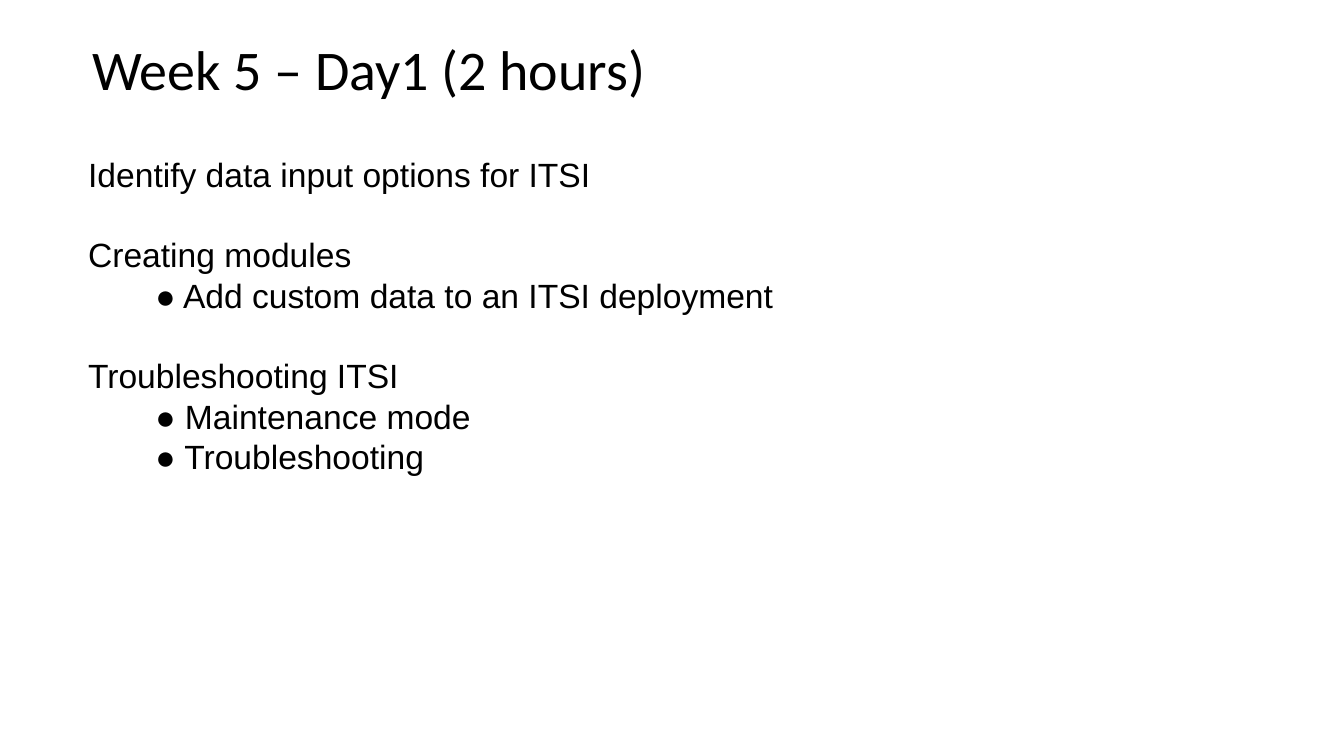
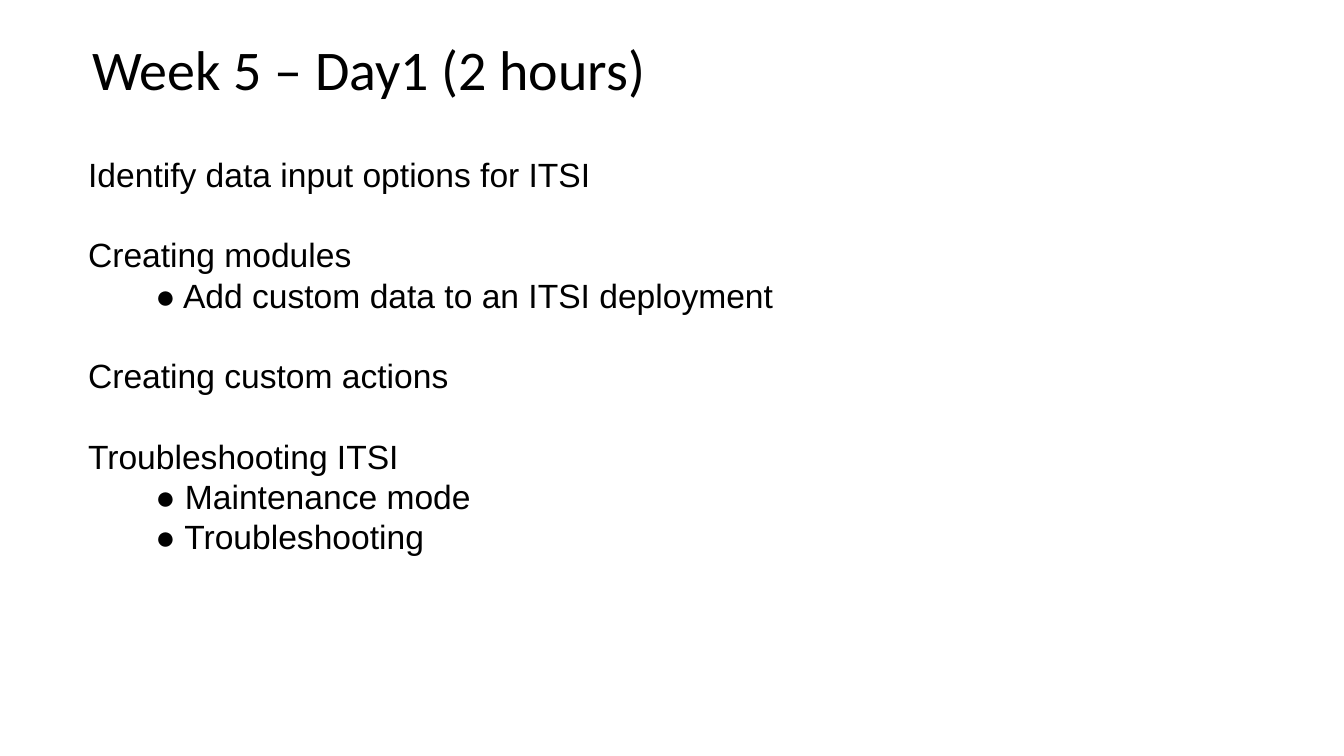
Before and after one commit to prachisaxena123/spl_itsi, a slide deck: slide 10 of course plan.pptx. Drawn at 1344x756 pixels with LibreOffice and Linux fonts; fonts in the diff are those of the drawing. Boxes give left, top, right and bottom in pixels: in the first picture for what was removed or moved away, otherwise in the second. Text is boxed around its words. In the diff, an @@ line names an element or a change of style, - is before the commit and + after.

```diff
--- a/course plan.pptx
+++ b/course plan.pptx
@@ text at (x1=88, y1=363, x2=448, y2=394): paragraph added @@
+Creating custom actions
```
Also in this commit, not shown: 3 other files.
